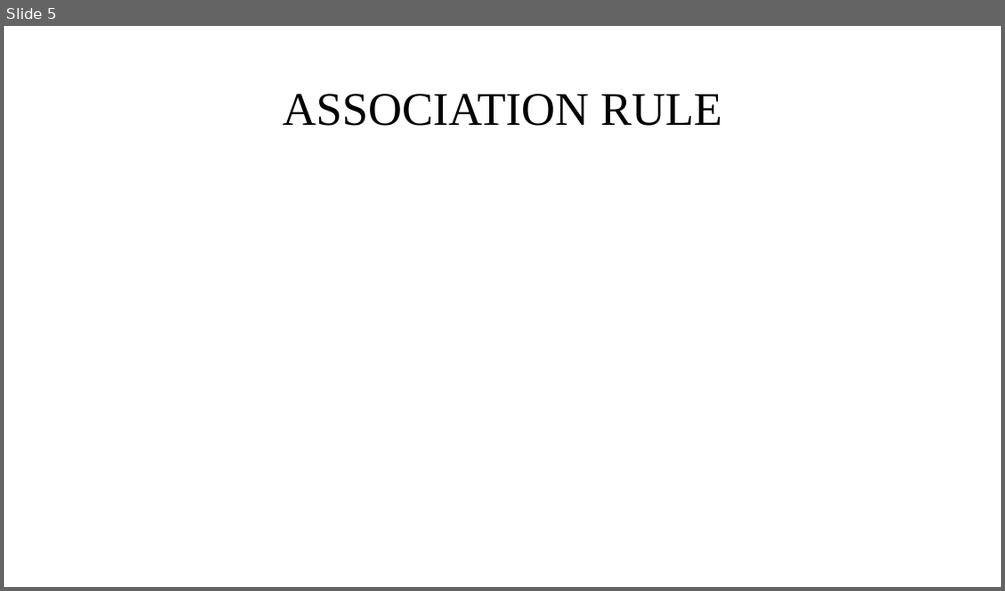
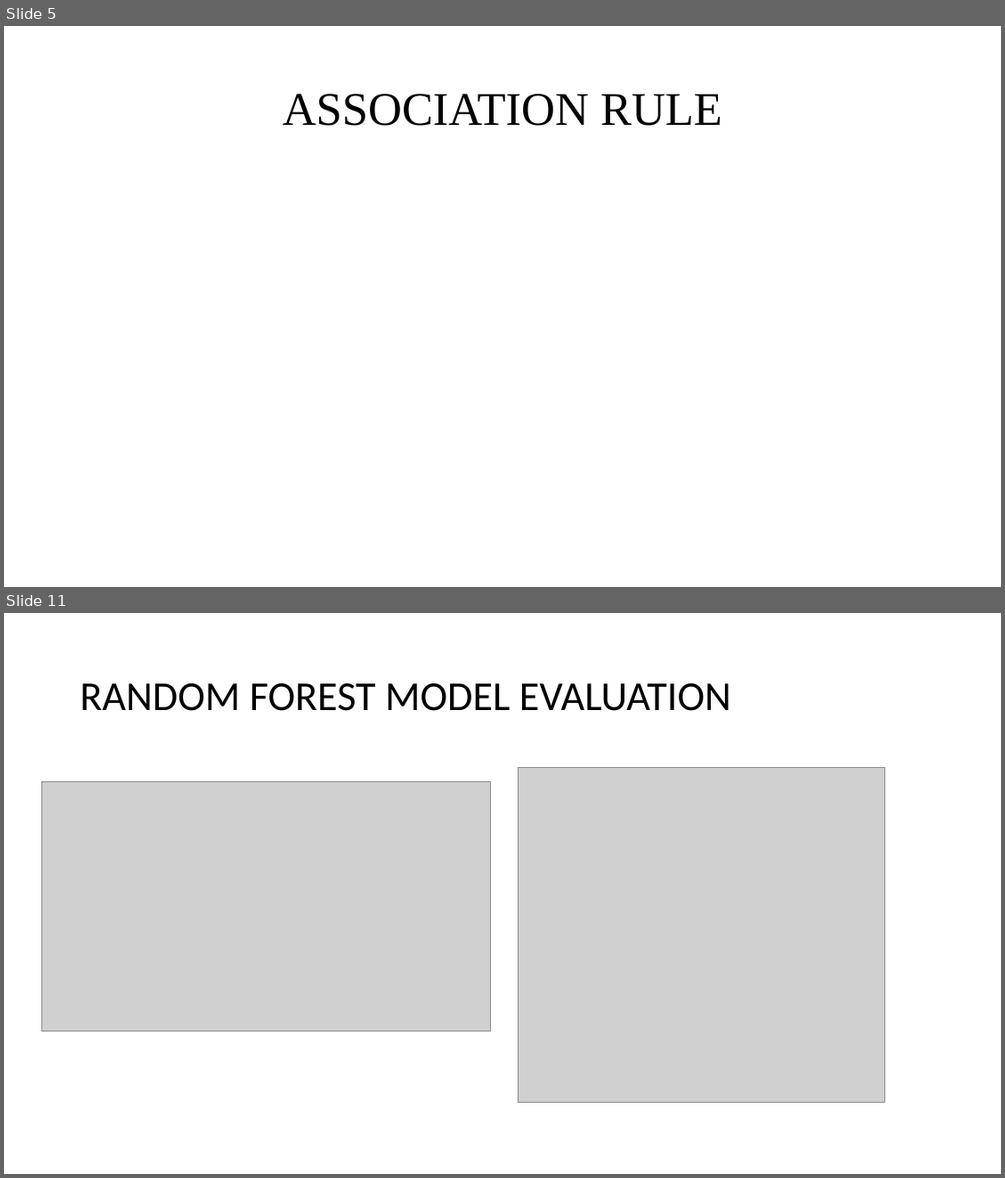
Before and after one commit to Jothish21/Data-Mining-Project-Group4, a slide deck: Group4-Presentation.pptx. Shown one above the other, each under a label of ours: slide 5 before the commit, slides 5 and 11 after it; the slides between them are not shown. The pictures are 1005x591 and 1005x1178 pixels, drawn with LibreOffice and Linux fonts; fonts in the diff are those of the drawing; grey boxes stand for pictures. Boxes give left, top, right and bottom in pixels: in the first picture for what was removed or moved away, otherwise in the second. Text is boxed around its words. In the diff, an @@ line names an element or a change of style, - is before the commit and + after.

```diff
--- a/Group4-Presentation.pptx
+++ b/Group4-Presentation.pptx
@@ slide 11 added at (x1=4, y1=613, x2=1001, y2=1174), background #FFFFFF @@
@@ title added at (x1=80, y1=683, x2=731, y2=711), 39.6 pt, text #000000 @@
+RANDOM FOREST MODEL EVALUATION
@@ picture added at (x1=518, y1=768, x2=884, y2=1102) @@
@@ picture added at (x1=41, y1=782, x2=490, y2=1030) @@
```
Also in this commit, not shown: 4 other slides added, 2 slides removed.
